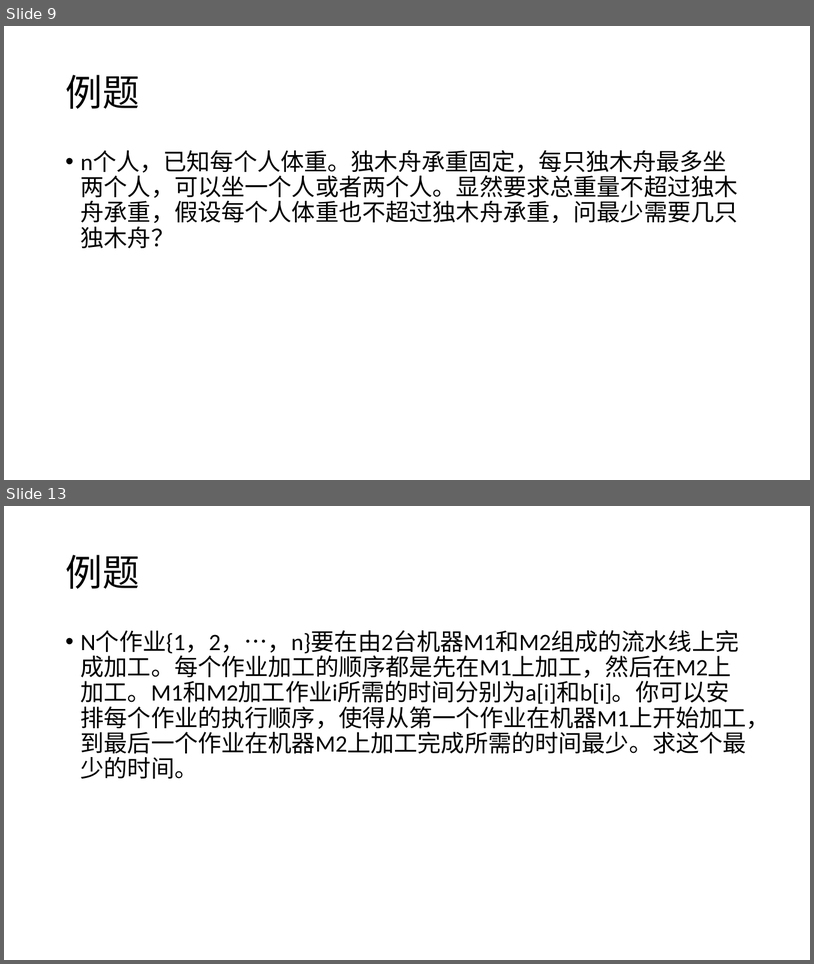
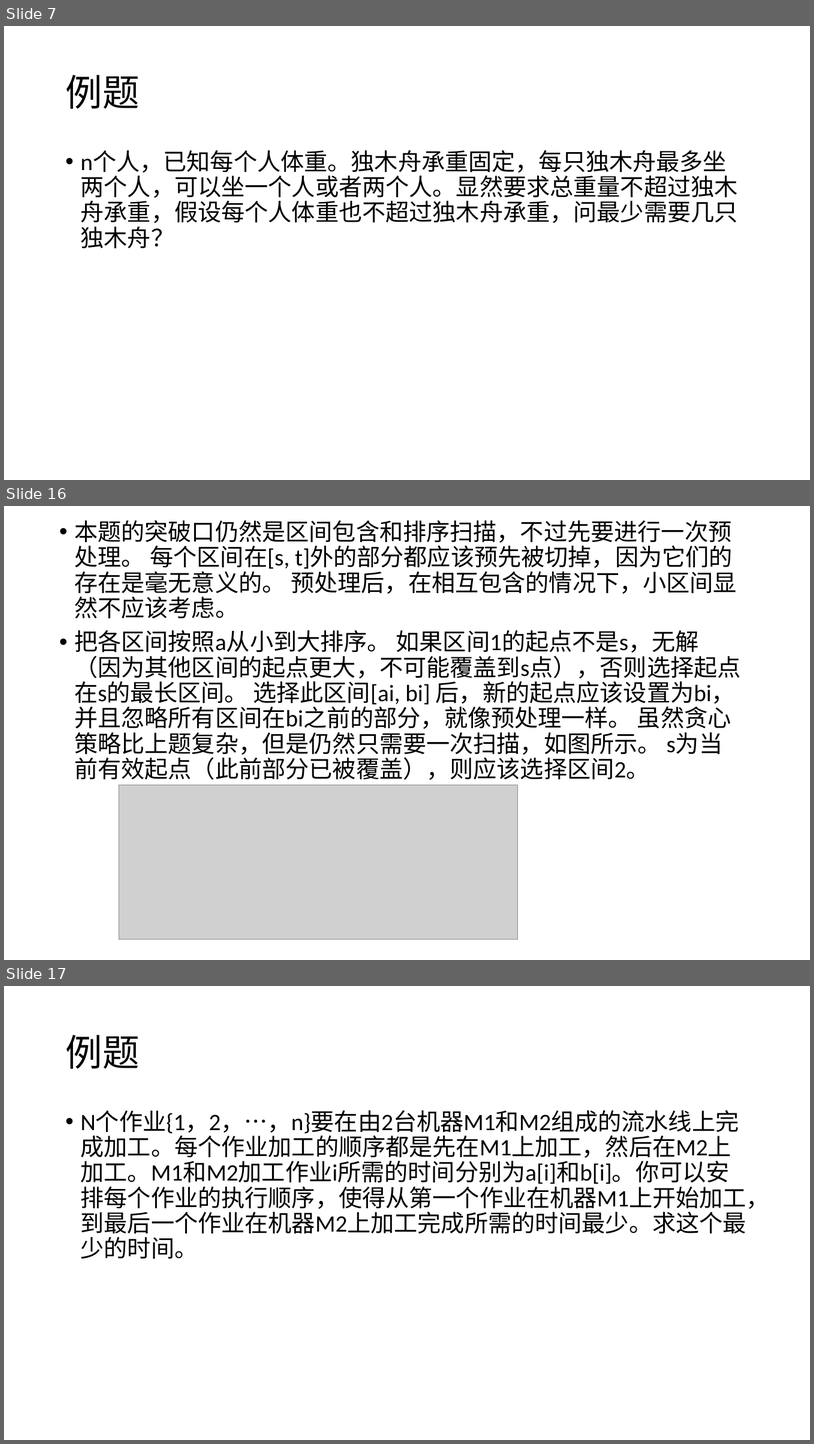
Before and after one commit to plus7wist/accepted-codes, a slide deck: notes/贪心.pptx. Shown one above the other, each under a label of ours: slides 9 and 13 before the commit, slides 7, 16 and 17 after it; the slides between them are not shown. The pictures are 814x964 and 814x1444 pixels, drawn with LibreOffice and Linux fonts; fonts in the diff are those of the drawing; grey boxes stand for pictures. Boxes give left, top, right and bottom in pixels: in the first picture for what was removed or moved away, otherwise in the second. Text is boxed around its words. In the diff, an @@ line names an element or a change of style, - is before the commit and + after.

```diff
--- a/notes/贪心.pptx
+++ b/notes/贪心.pptx
@@ slide 16 added at [4, 506, 810, 960], background #FFFFFF @@
@@ text added at [74, 520, 741, 780], 28 pt, text #000000 @@
+• 本题的突破口仍然是区间包含和排序扫描，不过先要进行一次预处理。 每个区间在[s, t]外的部分都应该预先被切掉，因为它们的存在是毫无意义的。 预处理后，在相互包含的情况下，小区间显然不应该考虑。
+• 把各区间按照a从小到大排序。 如果区间1的起点不是s，无解（因为其他区间的起点更大，不可能覆盖到s点），否则选择起点在s的最长区间。 选择此区间[ai, bi] 后，新的起点应该设置为bi，并且忽略所有区间在bi之前的部分，就像预处理一样。 虽然贪心策略比上题复杂，但是仍然只需要一次扫描，如图所示。 s为当前有效起点（此前部分已被覆盖），则应该选择区间2。
@@ picture added at [119, 784, 518, 939] @@
@@ what was slide 9 is now slide 7 @@
@@ what was slide 13 is now slide 17 @@
```
Also in this commit, not shown: 8 slides changed, 6 other slides added, 4 slides removed, 4 other files.
